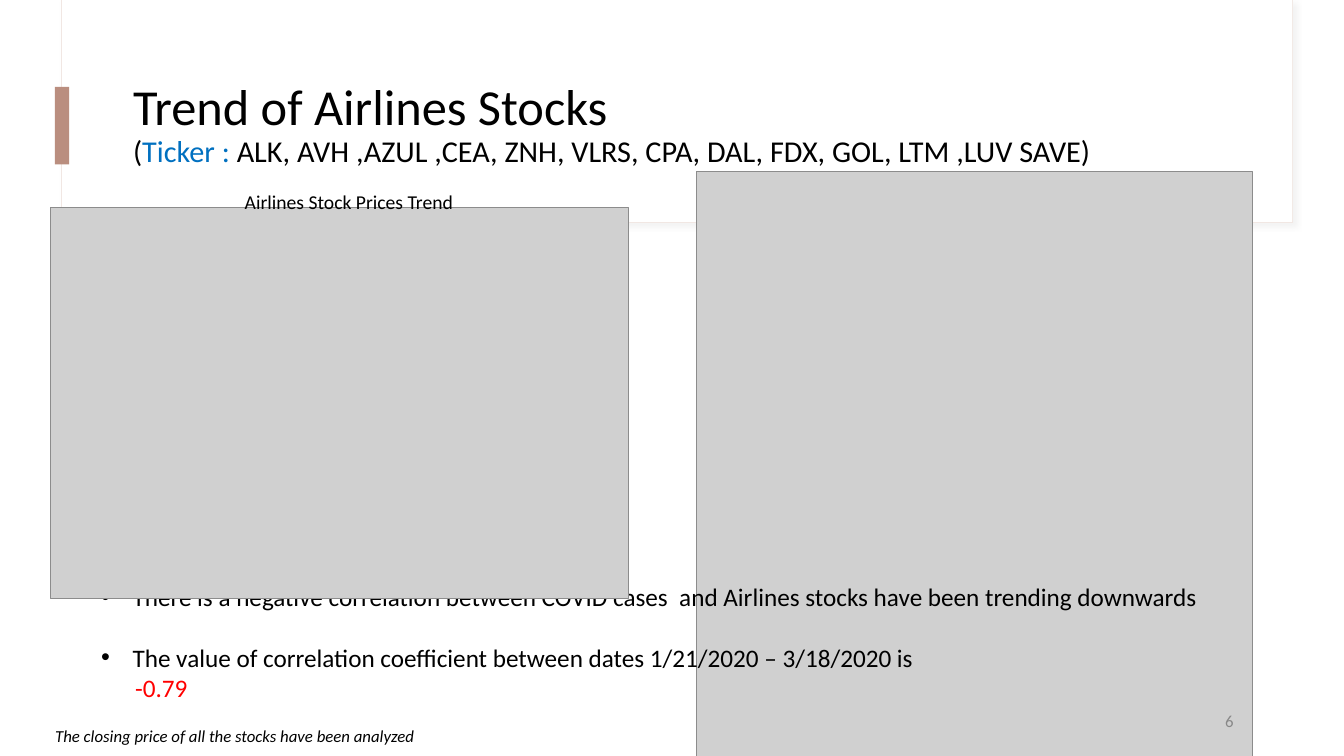
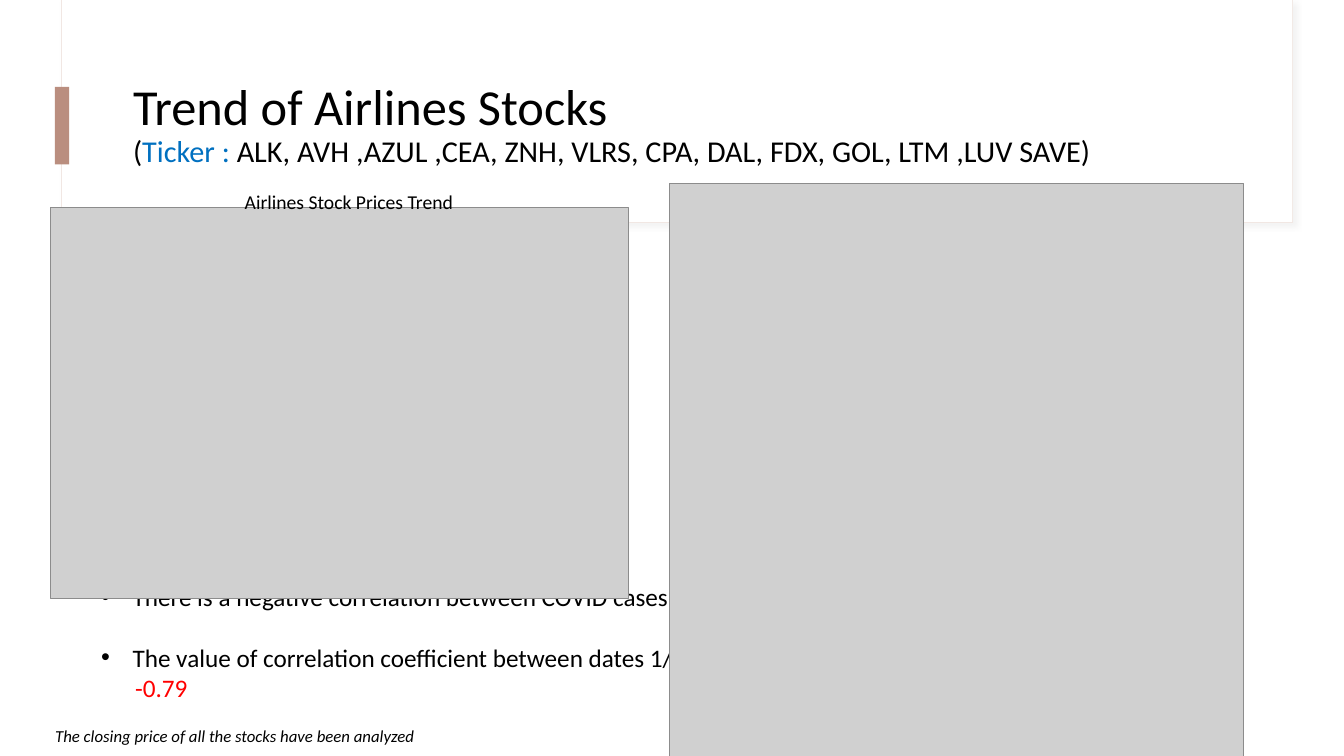
Before and after one commit to DataAnalyst77002/Projects_01, a slide deck: slide 6 of Group_8/Project_01_Group_08.pptx. Drawn at 1344x756 pixels with LibreOffice and Linux fonts; fonts in the diff are those of the drawing; grey boxes stand for pictures. Boxes give left, top, right and bottom in pixels: in the first picture for what was removed or moved away, otherwise in the second. Text is boxed around its words. In the diff, an @@ line names an element or a change of style, - is before the commit and + after.

```diff
--- a/Group_8/Project_01_Group_08.pptx
+++ b/Group_8/Project_01_Group_08.pptx
@@ picture: place and size @@
-picture at <box>697,171,1253,756</box>
+picture at <box>669,184,1244,756</box>
@@ page number removed at <box>1225,716,1233,727</box> @@
-6
```
Also in this commit, not shown: 4 other slides changed, 1 slide added, 3 other files.
